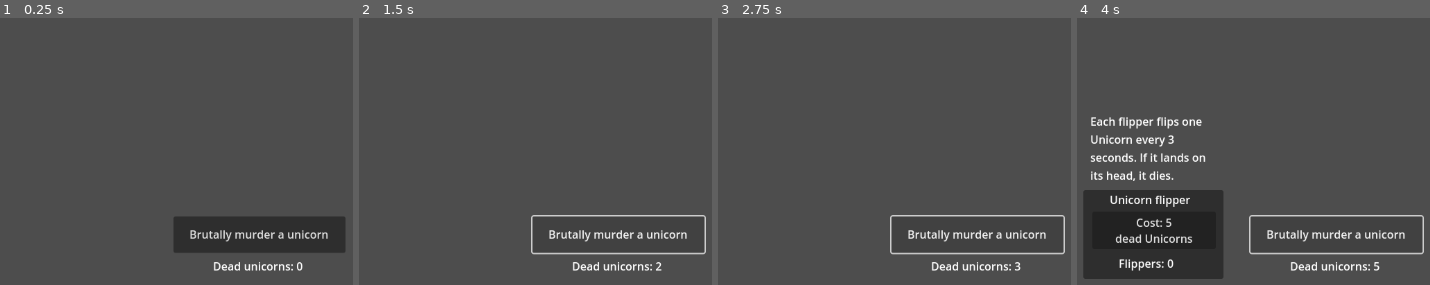
Above: before the commit, frames 1-4 (left to right).
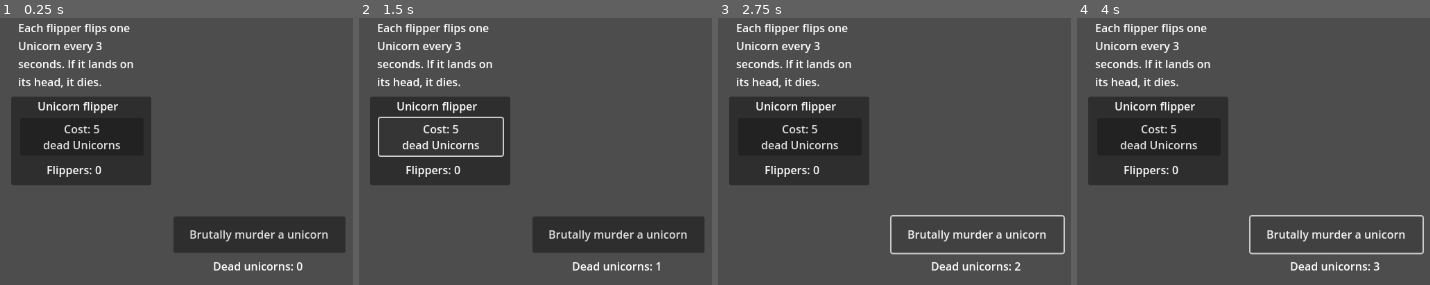
Above: after the commit, the same moments.

Repository: LoonTonk/Unicorn-Flipper
Game: Godot game, scene res://control.tscn
Same seed, same stepped clock (60 frames per second), same inputs: the game is played once before the commit and once after it.
Inputs:
- Up to frame 1 (0.25 s): no input
- Up to frame 2 (1.5 s): click "Brutally murder a unicorn" at 0.5 s; click "Brutally murder a unicorn" (after the commit: "Cost: 5 dead Unicorns") at 1.25 s
- Up to frame 3 (2.75 s): click "Brutally murder a unicorn" at 2 s
- Up to frame 4 (4 s): click "Brutally murder a unicorn" (after the commit: "Cost: 5 dead Unicorns") at 2.75 s; click "Brutally murder a unicorn" at 3.5 s

The runs differ from the first frame. In frame 1, 14% of the frame differs, in the area x 3-43%, y 2-63%; in frame 2, 11%; in frame 3, 14%; in frame 4, 27%, in the area x 1-86%, y 2-98%.

Commit message:
Timer bars

Diff:
--- a/control.tscn
+++ b/control.tscn
@@ -41,11 +41,10 @@
 prefix = "Dead unicorns: "
 
 [node name="Unicorn flipper" parent="." instance=ExtResource("2_b0mt8")]
-visible = false
 layout_mode = 0
-offset_left = 211.0
-offset_top = 260.0
-offset_right = 413.0
-offset_bottom = 388.0
+offset_left = 218.0
+offset_top = 125.0
+offset_right = 420.0
+offset_bottom = 253.0
 
 [connection signal="pressed" from="Button" to="Unicorn num" method="_on_button_pressed"]
--- a/horse flipper.gd
+++ b/flipper.gd
@@ -4,24 +4,23 @@
 @export var prob: float = 0.5
 @export var cost: int = 5
 @export var flippers: int = 0
-var unicorns: Node
+@onready var unicorns: Node = get_node("/root/Control/Unicorn num")
+@onready var box: Node = get_node("../VScrollBar/VBoxContainer")
+var timer = preload("res://timer.tscn")
 
 func _on_button_pressed():
 	if unicorns.things >= cost:
 		unicorns.change_things(-cost)
 		flippers += 1
 		text = prefix + str(flippers)
-
-# Called when the node enters the scene tree for the first time.
-func _ready():
-	unicorns = get_node("/root/Control/Unicorn num")
+		box.add_child(timer.instantiate())
 
 # Called every frame. 'delta' is the elapsed time since the previous frame.
 func _process(delta):
 	if unicorns.things == cost:
 		owner.visible = true
 
-func _on_timer_timeout():
-	for i in range(flippers):
-		if randf() < prob:
-			unicorns.change_things(1)
+func flip():
+	#for i in range(flippers):
+	if randf() < prob:
+		unicorns.change_things(1)
--- a/scrollpanel.gd
+++ b/scrollpanel.gd
@@ -1,6 +1,6 @@
 extends VBoxContainer
 
-var scene = preload("res://unicorn flipper.tscn")
+var scene = preload("res://timer.tscn")
 
 func _on_button_pressed():
 	add_child(scene.instantiate())
--- /dev/null
+++ b/timer.gd
@@ -0,0 +1,17 @@
+extends Timer
+
+@onready var bar = get_node("..")
+@onready var flipper = get_node("/root/Control/Unicorn flipper/Label2")
+
+# Called when the node enters the scene tree for the first time.
+func _ready():
+	pass
+
+
+# Called every frame. 'delta' is the elapsed time since the previous frame.
+func _process(delta):
+	bar.value = (wait_time - time_left)*bar.max_value/wait_time
+
+
+func _on_timeout():
+	flipper.flip()
--- /dev/null
+++ b/timer.tscn
@@ -0,0 +1,15 @@
+[gd_scene load_steps=2 format=3 uid="uid://spwpgxjqg5ne"]
+
+[ext_resource type="Script" path="res://timer.gd" id="1_vjvdt"]
+
+[node name="Container" type="ProgressBar"]
+custom_minimum_size = Vector2(225, 35)
+offset_right = 187.0
+offset_bottom = 21.0
+
+[node name="Timer" type="Timer" parent="."]
+wait_time = 3.0
+autostart = true
+script = ExtResource("1_vjvdt")
+
+[connection signal="timeout" from="Timer" to="Timer" method="_on_timeout"]
--- a/unicorn flipper.tscn
+++ b/unicorn flipper.tscn
@@ -1,6 +1,6 @@
-[gd_scene load_steps=2 format=3 uid="uid://dnevuap87483k"]
+[gd_scene load_steps=2 format=3 uid="uid://midbbqgqtogg"]
 
-[ext_resource type="Script" path="res://horse flipper.gd" id="1_5npc5"]
+[ext_resource type="Script" path="res://flipper.gd" id="1_4jvxd"]
 
 [node name="Unicorn flipper" type="Panel"]
 custom_minimum_size = Vector2(170, 100)
@@ -22,11 +22,7 @@
 offset_right = 139.0
 offset_bottom = 120.0
 text = "Flippers: 0"
-script = ExtResource("1_5npc5")
-
-[node name="Timer" type="Timer" parent="Label2"]
-wait_time = 3.0
-autostart = true
+script = ExtResource("1_4jvxd")
 
 [node name="Button" type="Button" parent="."]
 layout_mode = 0
@@ -46,5 +42,15 @@
 text = "Each flipper flips one Unicorn every 3 seconds. If it lands on its head, it dies."
 autowrap_mode = 3
 
-[connection signal="timeout" from="Label2/Timer" to="Label2" method="_on_timer_timeout"]
+[node name="VScrollBar" type="ScrollContainer" parent="."]
+layout_mode = 0
+offset_left = 1.0
+offset_top = 137.0
+offset_right = 226.0
+offset_bottom = 441.0
+
+[node name="VBoxContainer" type="VBoxContainer" parent="VScrollBar"]
+custom_minimum_size = Vector2(225, 300)
+layout_mode = 2
+
 [connection signal="pressed" from="Button" to="Label2" method="_on_button_pressed"]
Not shown: 1 places in control.tscn that only renumber resources
